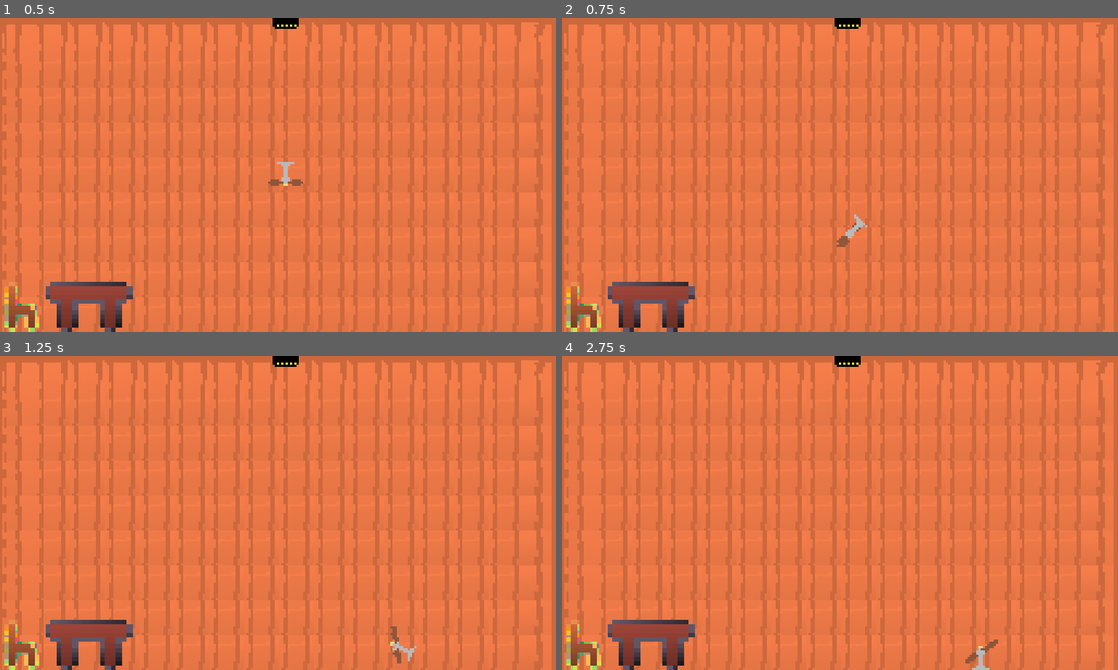
Above: before the commit, frames 1-4 (two rows, left to right).
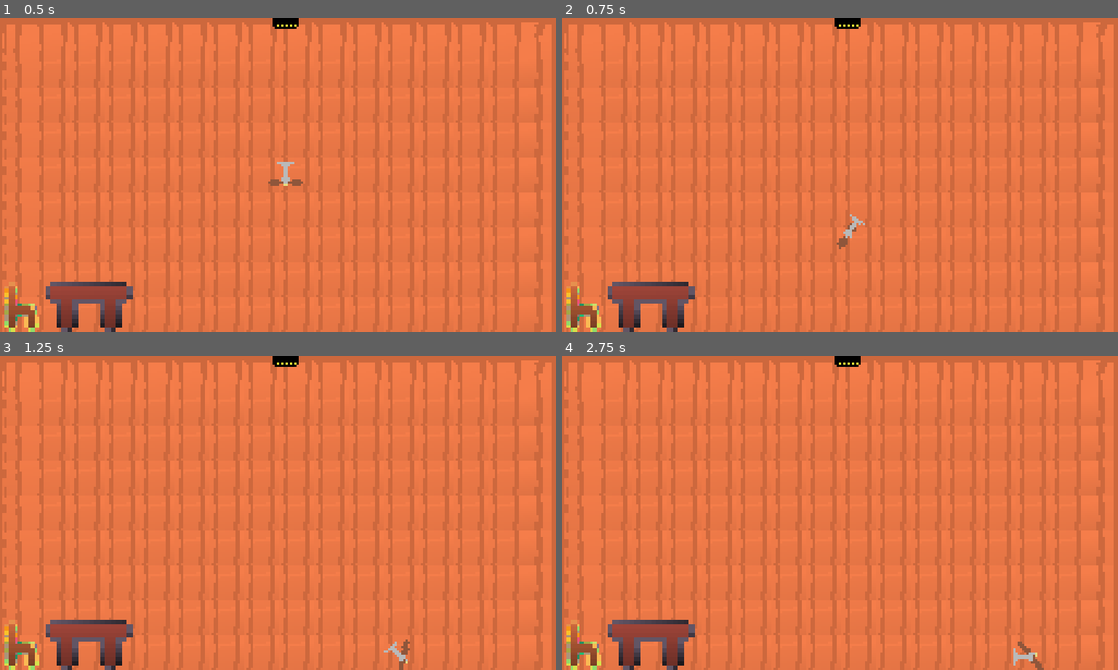
Above: after the commit, the same moments.

Repository: jreje/fan
Game: Godot game, scene res://Main.tscn
Two runs of this game, one before a commit and one after it. Both use one fixed random seed, a clock stepped at 60 frames per second and the inputs below.
Inputs:
- Up to frame 1 (0.5 s): no input
- Up to frame 2 (0.75 s): hold D (tilt_right) from 0.53 s (still down); hold Space (fly) from 0.53 s (still down)
- Up to frame 3 (1.25 s): keep holding D (tilt_right); keep holding Space (fly)
- Up to frame 4 (2.75 s): release D (tilt_right) at 1.28 s; release Space (fly) at 1.28 s; hold A (tilt_left) 1.28-2.03 s; tap Space (fly) at 1.35 s; tap Enter at 2 s; hold D (tilt_right) from 2.03 s (still down); hold Space (fly) from 2.03 s (still down)

Frame 1 is identical in both runs. In frame 2, 0.1% of the frame differs, in the area x 49-55%, y 62-74%; in frame 3, 0.3%; in frame 4, 0.4%, in the area x 72-87%, y 90-100%.

Commit message:
gameover

Diff:
--- /dev/null
+++ b/area_2d.gd
@@ -0,0 +1,15 @@
+extends Area2D
+
+
+# Called when the node enters the scene tree for the first time.
+func _ready() -> void:
+	pass # Replace with function body.
+
+
+# Called every frame. 'delta' is the elapsed time since the previous frame.
+func _process(delta: float) -> void:
+	pass
+
+
+func _on_body_entered(body: Node2D) -> void:
+	get_tree().change_scene_to_file("res://game_over_screen.tscn")
--- /dev/null
+++ b/area_2d_2.gd
@@ -0,0 +1,15 @@
+extends Area2D
+
+
+# Called when the node enters the scene tree for the first time.
+func _ready() -> void:
+	pass # Replace with function body.
+
+
+# Called every frame. 'delta' is the elapsed time since the previous frame.
+func _process(delta: float) -> void:
+	pass
+
+
+func _on_body_entered(body: Node2D) -> void:
+	get_tree().change_scene_to_file("res://game_over_screen.tscn")
--- /dev/null
+++ b/chair.gd
@@ -0,0 +1,15 @@
+extends RigidBody2D
+
+
+# Called when the node enters the scene tree for the first time.
+func _ready() -> void:
+	pass # Replace with function body.
+
+
+# Called every frame. 'delta' is the elapsed time since the previous frame.
+func _process(delta: float) -> void:
+	pass
+
+
+func _on_body_entered(body: Node) -> void:
+	get_tree().change_scene_to_file("res://game_over_screen.tscn")
--- a/chairscn.tscn
+++ b/chairscn.tscn
@@ -1,19 +1,25 @@
 [gd_scene format=3 uid="uid://yx0qca3h6vq0"]
 
 [ext_resource type="Texture2D" uid="uid://c7y3wj5su1pww" path="res://chair.png" id="1_xapo8"]
+[ext_resource type="Script" uid="uid://co0ljr0qhgo7p" path="res://area_2d_2.gd" id="2_sb570"]
 
 [sub_resource type="RectangleShape2D" id="RectangleShape2D_2g4l4"]
-size = Vector2(11, 18)
+size = Vector2(11, 15)
 
 [node name="chairscn" type="Node2D" unique_id=1836747146]
 
-[node name="Chair" type="StaticBody2D" parent="." unique_id=729801477]
+[node name="Chair" type="StaticBody2D" parent="." unique_id=2029644141]
 
 [node name="Chair2" type="Sprite2D" parent="Chair" unique_id=1353185797]
 position = Vector2(5, 10.000008)
 scale = Vector2(1.5, 1.625)
 texture = ExtResource("1_xapo8")
 
-[node name="CollisionShape2D" type="CollisionShape2D" parent="Chair" unique_id=1777946364]
-position = Vector2(1.5, 9)
+[node name="area2d2" type="Area2D" parent="." unique_id=243205336]
+script = ExtResource("2_sb570")
+
+[node name="killzone2" type="CollisionShape2D" parent="area2d2" unique_id=1777946364]
+position = Vector2(3.5, 7.5)
 shape = SubResource("RectangleShape2D_2g4l4")
+
+[connection signal="body_entered" from="area2d2" to="area2d2" method="_on_body_entered"]
--- a/game_over_screen.tscn
+++ b/game_over_screen.tscn
@@ -41,13 +41,13 @@
 [node name="Restart" type="Button" parent="PanelContainer/MarginContainer/rows/CenterContainer/VBoxContainer" unique_id=665334482]
 layout_mode = 2
 theme_override_fonts/font = ExtResource("2_l4tlu")
-theme_override_font_sizes/font_size = 8
+theme_override_font_sizes/font_size = 16
 text = "Restart"
 
 [node name="Quit" type="Button" parent="PanelContainer/MarginContainer/rows/CenterContainer/VBoxContainer" unique_id=1418618652]
 layout_mode = 2
 theme_override_fonts/font = ExtResource("2_l4tlu")
-theme_override_font_sizes/font_size = 8
+theme_override_font_sizes/font_size = 16
 text = "Quit"
 
 [connection signal="pressed" from="PanelContainer/MarginContainer/rows/CenterContainer/VBoxContainer/Restart" to="." method="_on_restart_pressed"]
--- a/player/player.gd
+++ b/player/player.gd
@@ -29,4 +29,6 @@
 	# For now, have reduced screen size by half of the collisionshape's size
 	# position = position.clamp(Vector2.ZERO, screen_size - ($CollisionShape2D.shape.size /2))
 
+
+
 	print(linear_velocity)
--- a/player/player.tscn
+++ b/player/player.tscn
@@ -43,9 +43,10 @@
 }]
 
 [sub_resource type="RectangleShape2D" id="RectangleShape2D_oul6g"]
-size = Vector2(8, 7)
+size = Vector2(8, 9)
 
 [node name="Player" type="RigidBody2D" unique_id=468539146]
+contact_monitor = true
 script = ExtResource("1_oul6g")
 
 [node name="AnimatedSprite2D" type="AnimatedSprite2D" parent="." unique_id=1390390085]
@@ -75,5 +76,7 @@
 metadata/_aseprite_wizard_source_file_hash_ = "711ed98901254680aab5e36aaf43c503"
 
 [node name="CollisionShape2D" type="CollisionShape2D" parent="." unique_id=1732256716]
-position = Vector2(0, -2.5)
+position = Vector2(0, -3.5)
 shape = SubResource("RectangleShape2D_oul6g")
+
+[connection signal="body_entered" from="." to="." method="_on_body_entered"]
--- /dev/null
+++ b/table.gd
@@ -0,0 +1,15 @@
+extends RigidBody2D
+
+
+# Called when the node enters the scene tree for the first time.
+func _ready() -> void:
+	pass # Replace with function body.
+
+
+# Called every frame. 'delta' is the elapsed time since the previous frame.
+func _process(delta: float) -> void:
+	pass
+
+
+func _on_body_entered(body: Node) -> void:
+	get_tree().change_scene_to_file("res://game_over_screen.tscn")
--- a/table.tscn
+++ b/table.tscn
@@ -1,17 +1,23 @@
 [gd_scene format=3 uid="uid://woocu64r6rey"]
 
 [ext_resource type="Texture2D" uid="uid://dwe0h05xhaygw" path="res://table.png" id="1_jd0nb"]
+[ext_resource type="Script" uid="uid://gtimo8g4dwyj" path="res://area_2d.gd" id="2_v5i0k"]
 
 [sub_resource type="RectangleShape2D" id="RectangleShape2D_8jgre"]
-size = Vector2(36, 18)
+size = Vector2(32, 15)
 
-[node name="table" type="StaticBody2D" unique_id=1952275475]
+[node name="table" type="StaticBody2D" unique_id=895405684]
 
 [node name="Table" type="Sprite2D" parent="." unique_id=441527875]
 position = Vector2(35, 9.5)
 scale = Vector2(2.5000002, 1.9375)
 texture = ExtResource("1_jd0nb")
 
-[node name="CollisionShape2D" type="CollisionShape2D" parent="." unique_id=113265983]
-position = Vector2(34, 12)
+[node name="Area2D" type="Area2D" parent="." unique_id=1623129056]
+script = ExtResource("2_v5i0k")
+
+[node name="killzone" type="CollisionShape2D" parent="Area2D" unique_id=113265983]
+position = Vector2(36, 11.5)
 shape = SubResource("RectangleShape2D_8jgre")
+
+[connection signal="body_entered" from="Area2D" to="Area2D" method="_on_body_entered"]
Not shown, added: area_2d.gd.uid
Not shown, added: area_2d_2.gd.uid
Not shown, added: chair.gd.uid
Not shown, added: table.gd.uid
